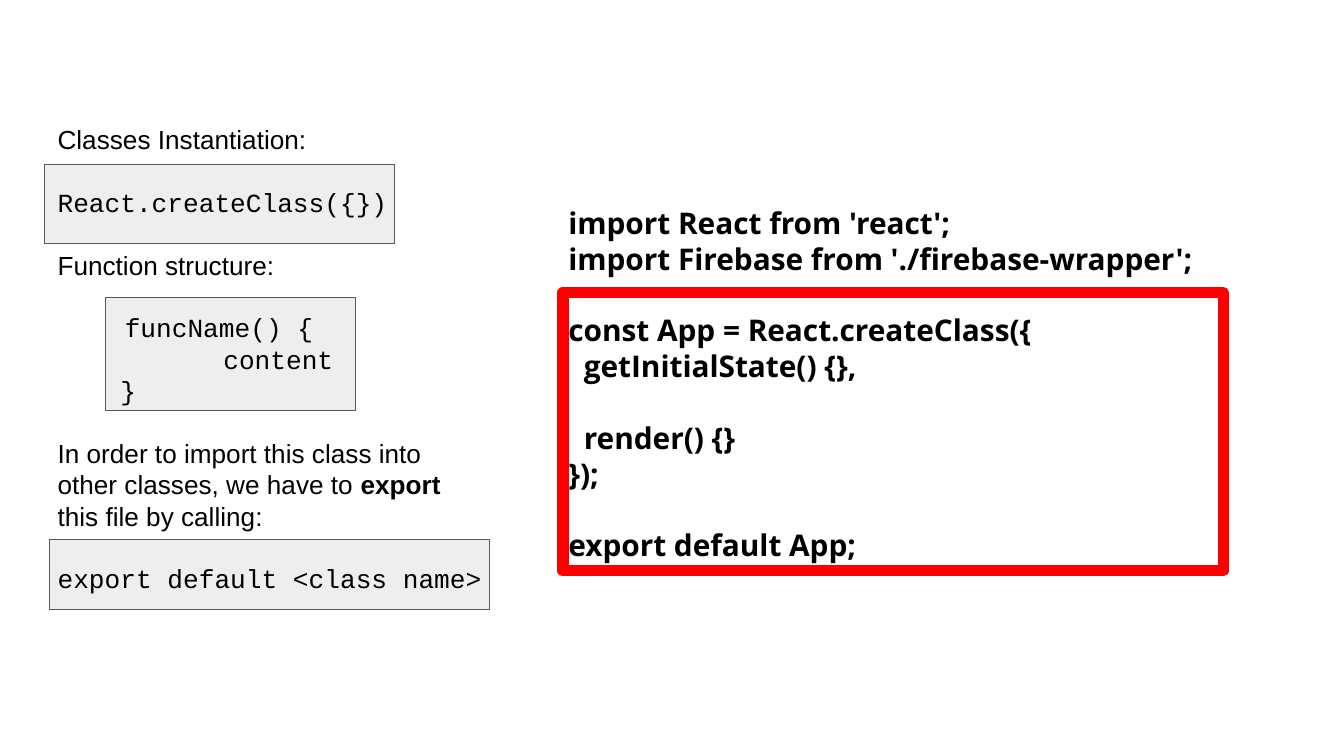
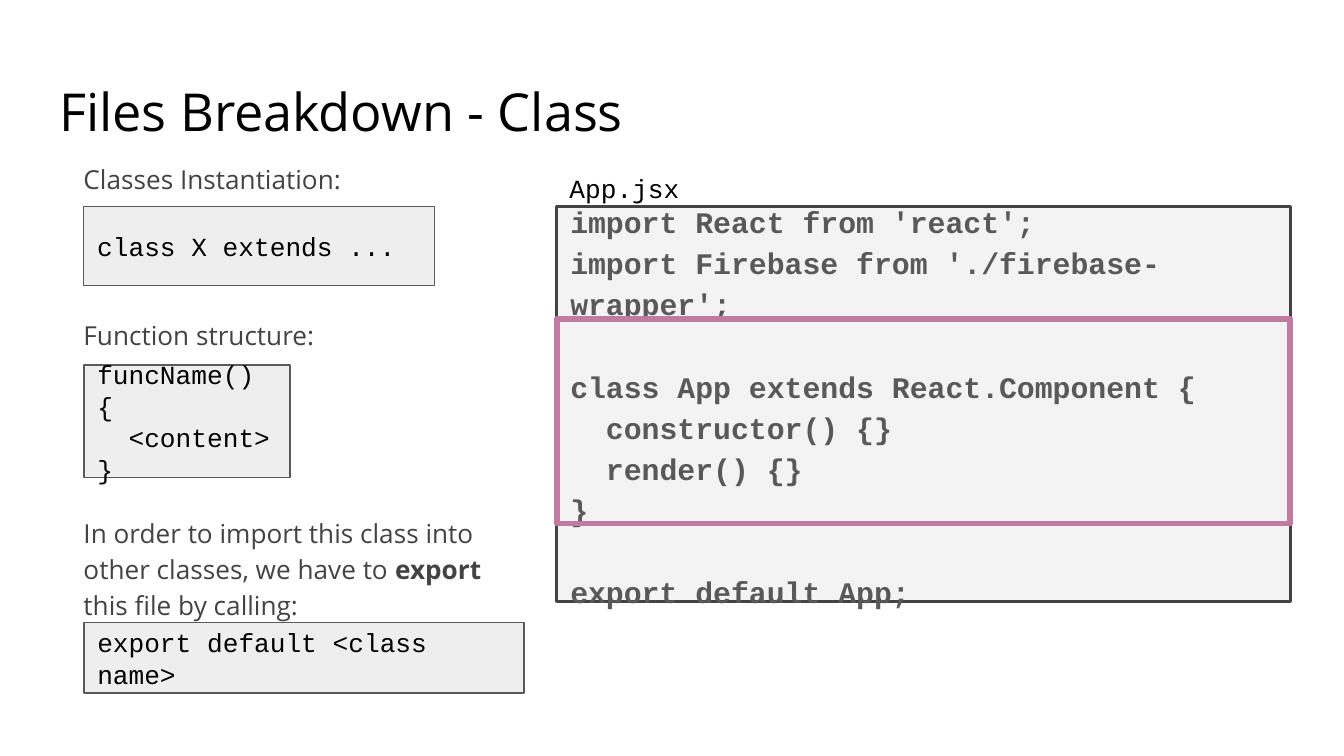
Before and after one commit to appian/hackathons, a slide deck: slide 17 of workshops/react/Intro to React.pptx (slide 21 before the commit). Drawn at 1344x756 pixels with LibreOffice and Linux fonts; fonts in the diff are those of the drawing. Boxes give left, top, right and bottom in pixels: in the first picture for what was removed or moved away, otherwise in the second. Text is boxed around its words. In the diff, an @@ line names an element or a change of style, - is before the commit and + after.

Commit message:
Updating React Slides

```diff
--- a/workshops/react/Intro to React.pptx
+++ b/workshops/react/Intro to React.pptx
@@ title added at (59, 91, 623, 132), 28 pt, text #000000 @@
+Files Breakdown - Class
@@ text "Classes Instantiation:": place and size @@
-text "Classes Instantiation:" at (58, 130, 481, 594)
+text "Classes Instantiation:" at (83, 169, 481, 623)
@@ text "Classes Instantiation:" at (83, 169, 481, 623): font Arial to Open Sans, text colour #000000 to #434343; line spacing 1 to 1.15 @@
@@ rectangle removed at (44, 165, 395, 245) @@
@@ text added at (569, 179, 679, 204), 14 pt, text #000000 @@
+App.jsx
@@ text at (58, 194, 388, 218): paragraph removed @@
-React.createClass({})
@@ rectangle added at (83, 207, 434, 286), fill #EEEEEE, outline #595959 0.75 pt, 14 pt, text #000000 @@
+class X extends ...
@@ text at (556, 207, 1290, 602): text changed; font Open Sans to Courier New; text colour #000000 to #595959 @@
-});
+}
@@ text "import React from 'react';": place and size @@
-text "import React from 'react';" at (568, 211, 1192, 565)
+text "import React from 'react';" at (556, 207, 1290, 602)
@@ text "import React from 'react';" at (556, 207, 1290, 602): fill none to #F3F3F3; outline none to #434343 1.5 pt @@
@@ text at (570, 212, 1160, 609): font Open Sans to Courier New, text colour #000000 to #595959 in "import React from 'react';", "import Firebase from './firebase-wrapper';", "render() {}", "export default App;"; line spacing 1 to 1.15 @@
@@ rectangle removed at (106, 298, 355, 411) @@
@@ text at (125, 319, 333, 370): paragraphs removed @@
-funcName() {
-content
-}
@@ rectangle: place and size @@
-rectangle at (563, 293, 1223, 571)
+rectangle at (556, 320, 1290, 524)
@@ rectangle at (556, 320, 1290, 524): outline #FF0000 6 pt to #C27BA0 3 pt @@
@@ rectangle added at (83, 366, 290, 478), fill #EEEEEE, outline #595959 0.75 pt, 14 pt, text #000000 @@
+funcName() {
+<content>
+}
@@ text at (570, 376, 1160, 445): text changed; font Open Sans to Courier New; text colour #000000 to #595959 @@
-const App = React.createClass({
-getInitialState() {},
+class App extends React.Component {
+constructor() {}
@@ rectangle removed at (50, 539, 489, 609) @@
@@ text at (58, 570, 481, 594): paragraph removed @@
-export default <class name>
@@ rectangle added at (83, 622, 523, 692), fill #EEEEEE, outline #595959 0.75 pt, 14 pt, text #000000 @@
+export default <class name>
```
Also in this commit, not shown: 53 other slides changed, 11 slides added, 25 slides removed.
